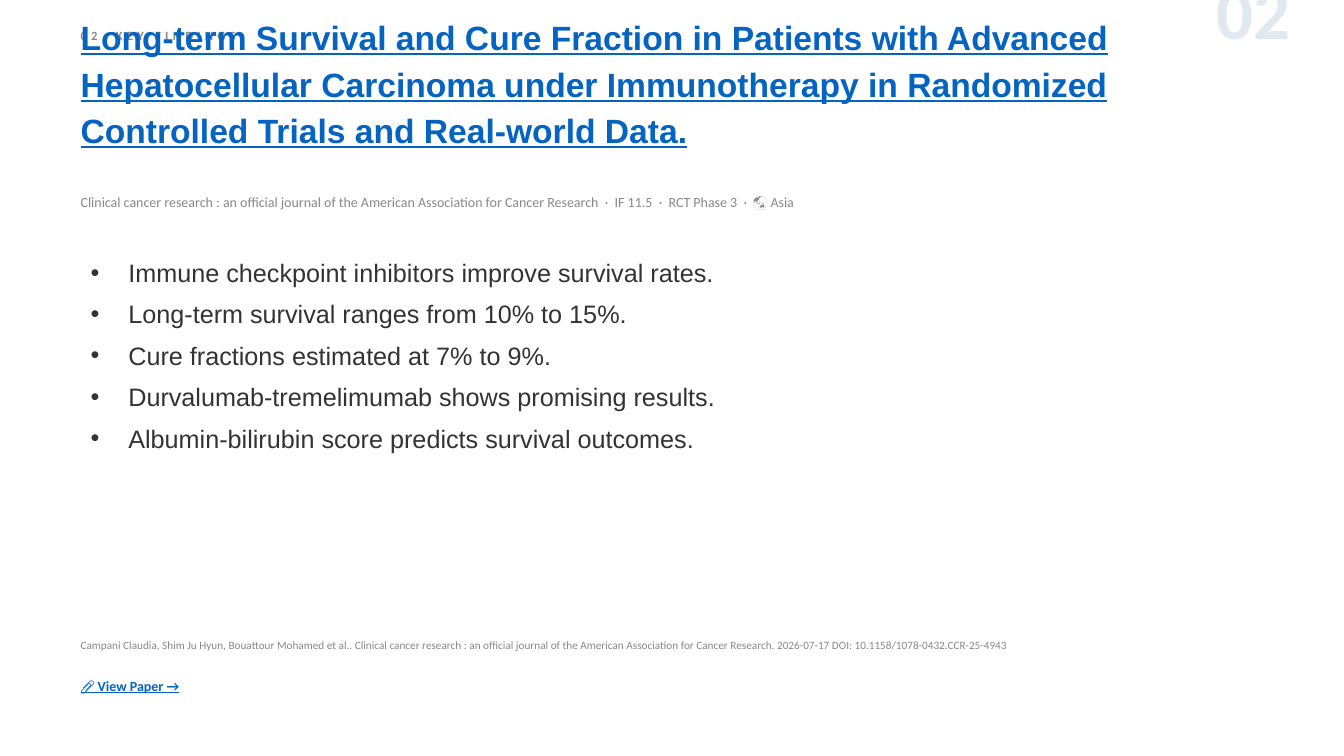
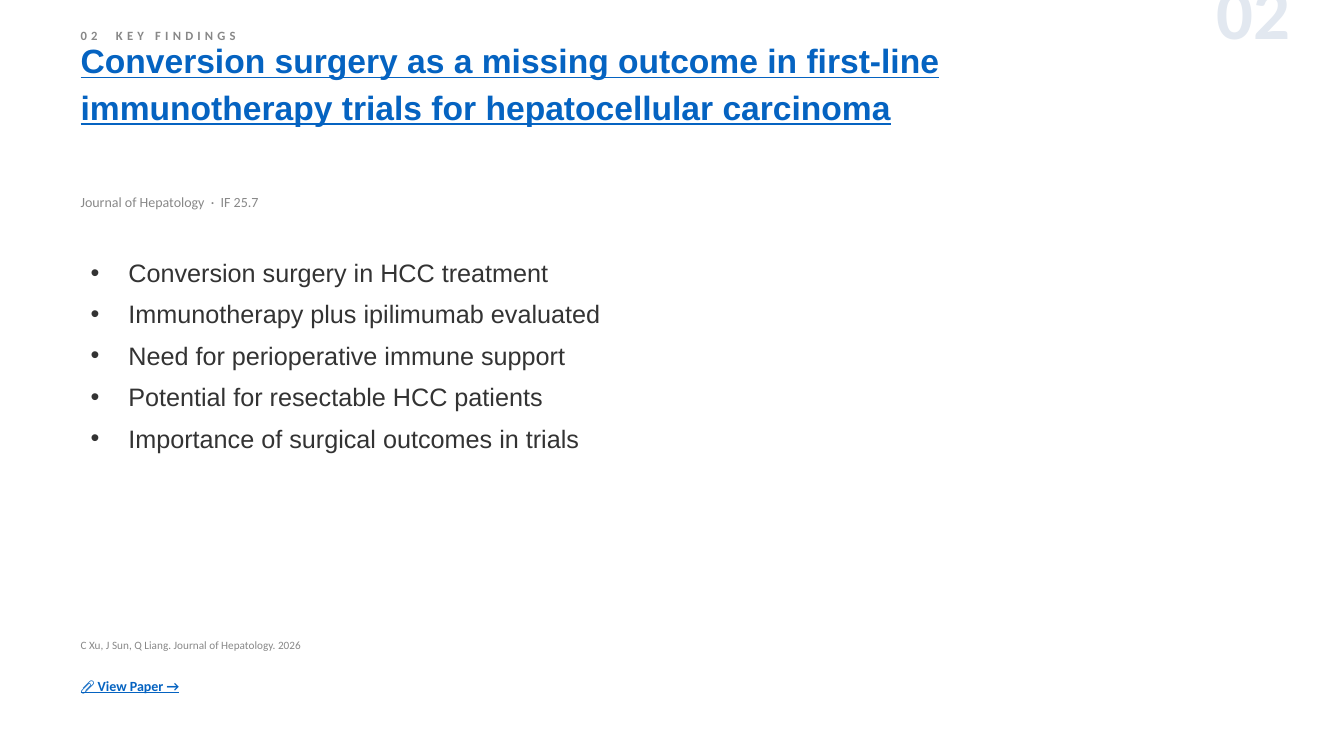
Before and after one commit to jejenhu-maker/hcc-weekly-digest, a slide deck: slide 4 of docs/digest-en.pptx. Drawn at 1344x756 pixels with LibreOffice and Linux fonts; fonts in the diff are those of the drawing. Boxes give left, top, right and bottom in pixels: in the first picture for what was removed or moved away, otherwise in the second. Text is boxed around its words. In the diff, an @@ line names an element or a change of style, - is before the commit and + after.

```diff
--- a/docs/digest-en.pptx
+++ b/docs/digest-en.pptx
@@ text at box(81, 48, 939, 127): text changed @@
-Long-term Survival and Cure Fraction in Patients with Advanced Hepatocellular Carcinoma under Immunotherapy in Randomized Controlled Trials and Real-world Data.
+Conversion surgery as a missing outcome in first-line immunotherapy trials for hepatocellular carcinoma
@@ text at box(81, 197, 259, 210): text changed @@
-Clinical cancer research : an official journal of the American Association for Cancer Research · IF 11.5 · RCT Phase 3 · 🌏 Asia
+Journal of Hepatology · IF 25.7
@@ text at box(128, 263, 600, 453): text changed @@
-• Immune checkpoint inhibitors improve survival rates.
-• Long-term survival ranges from 10% to 15%.
-• Cure fractions estimated at 7% to 9%.
-• Durvalumab-tremelimumab shows promising results.
-• Albumin-bilirubin score predicts survival outcomes.
+• Conversion surgery in HCC treatment
+• Immunotherapy plus ipilimumab evaluated
+• Need for perioperative immune support
+• Potential for resectable HCC patients
+• Importance of surgical outcomes in trials
@@ text at box(81, 641, 301, 651): text changed @@
-Campani Claudia, Shim Ju Hyun, Bouattour Mohamed et al.. Clinical cancer research : an official journal of the American Association for Cancer Research. 2026-07-17 DOI: 10.1158/1078-0432.CCR-25-4943
+C Xu, J Sun, Q Liang. Journal of Hepatology. 2026
```
Also in this commit, not shown: 12 other slides changed, 1 slide added, 1 slide removed, 2 other files.
